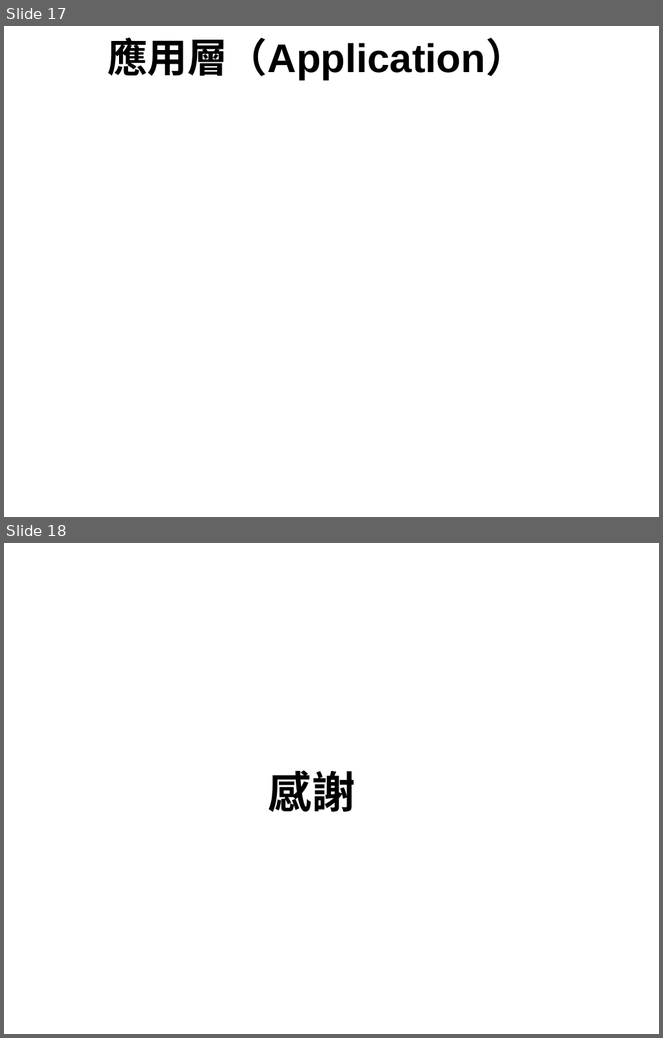
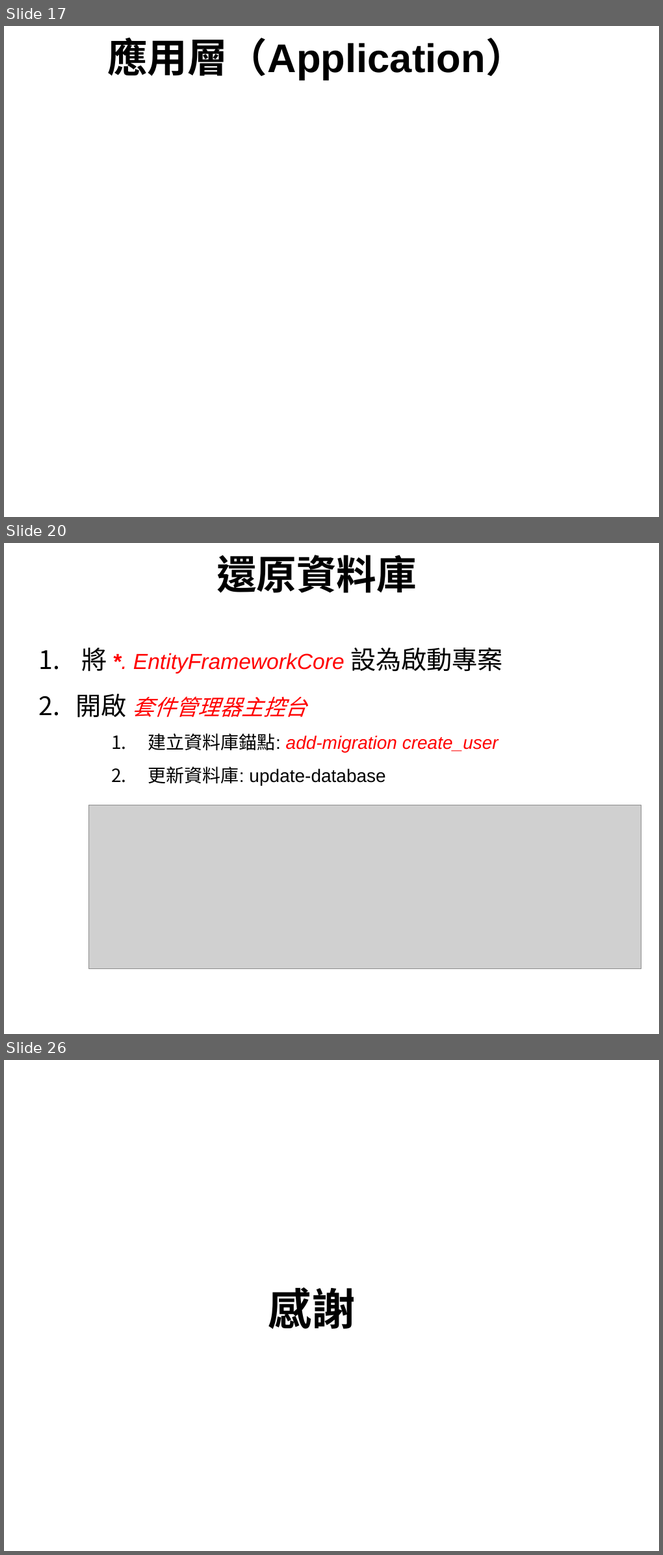
Before and after one commit to Sean2416/MarkDown, a slide deck: ABP.ppt. Shown one above the other, each under a label of ours: slides 17 and 18 before the commit, slides 17, 20 and 26 after it; the slides between them are not shown. The pictures are 663x1038 and 663x1555 pixels, drawn with LibreOffice and Linux fonts; fonts in the diff are those of the drawing; grey boxes stand for pictures; background and template pictures are left out. Boxes give left, top, right and bottom in pixels: in the first picture for what was removed or moved away, otherwise in the second. Text is boxed around its words. In the diff, an @@ line names an element or a change of style, - is before the commit and + after.

```diff
--- a/ABP.ppt
+++ b/ABP.ppt
@@ slide 20 added at (4, 543, 659, 1034), background picture (left out) @@
@@ text added at (217, 555, 417, 593), 44 pt, text #000000, bold @@
+還原資料庫
@@ text added at (76, 648, 503, 785), 20 pt, text #FF0000, italic @@
+  1. 將 *. EntityFrameworkCore 設為啟動專案
+  2. 開啟 套件管理器主控台
+    1. 建立資料庫錨點: add-migration create_user
+    2. 更新資料庫: update-database
@@ picture added at (89, 805, 642, 969) @@
@@ page number added at (631, 1010, 659, 1034), 12 pt, text #FFFFFF @@
+20
@@ what was slide 18 is now slide 26 @@
```
Also in this commit, not shown: 7 other slides added, 1 other file.
